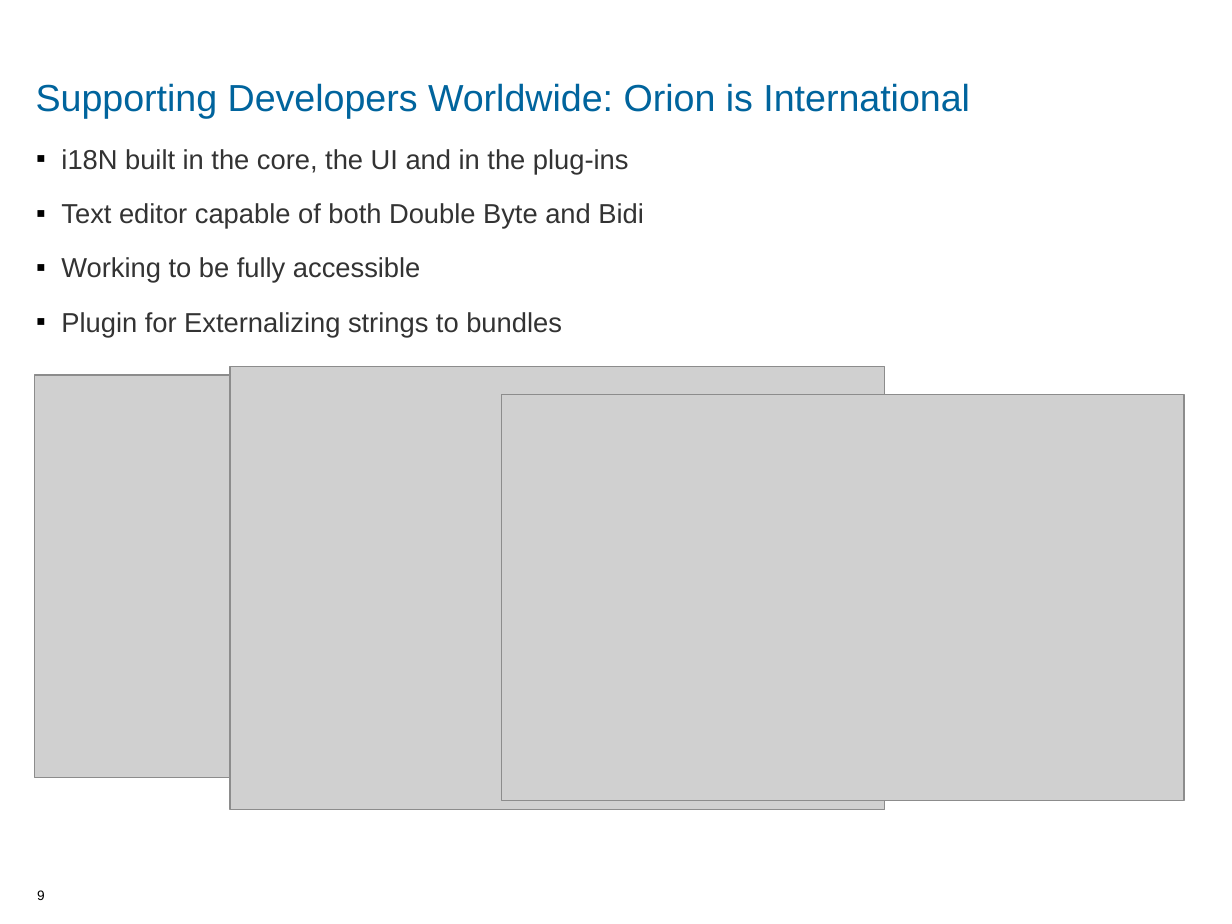
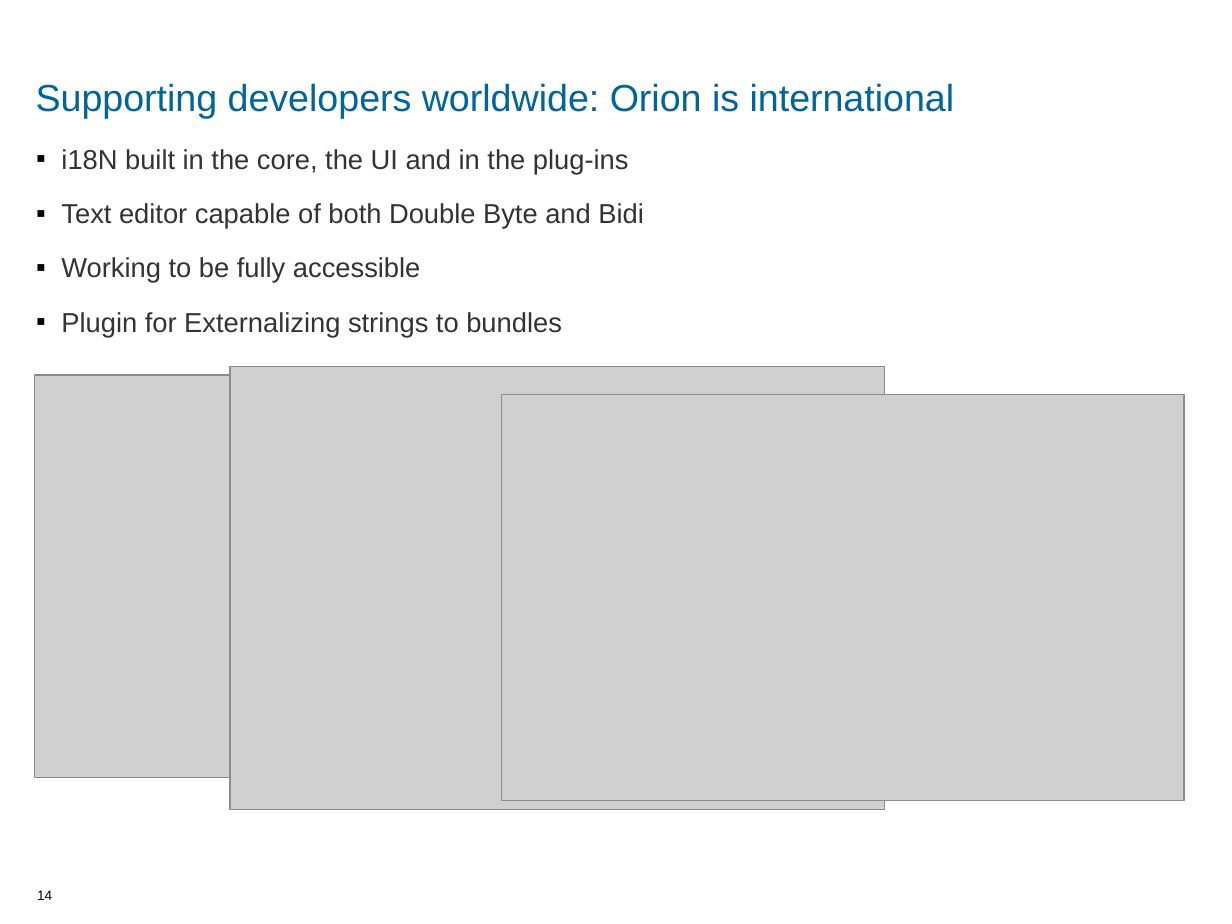
Before and after one commit to jarthorn/e4rover, a slide deck: slide 14 of eclipseconeurope2013/jazzhub-orion.odp (slide 9 before the commit). Drawn at 1232x924 pixels with LibreOffice and Linux fonts; fonts in the diff are those of the drawing; grey boxes stand for pictures; background and template pictures are left out. Boxes give left, top, right and bottom in pixels: in the first picture for what was removed or moved away, otherwise in the second. Text is boxed around its words. In the diff, an @@ line names an element or a change of style, - is before the commit and + after.

```diff
--- a/eclipseconeurope2013/jazzhub-orion.odp
+++ b/eclipseconeurope2013/jazzhub-orion.odp
@@ title at box(36, 83, 955, 119): text changed @@
-Supporting Developers Worldwide: Orion is International
+Supporting developers worldwide: Orion is international
@@ page number at box(37, 890, 52, 900): text changed @@
-9
+14
```
Also in this commit, not shown: 2 other slides changed, 6 slides added, 2 slides removed.
